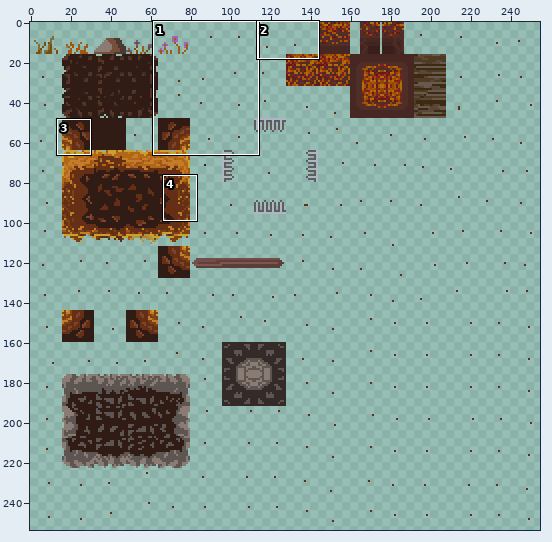
Two versions of one sprite sheet, Amano/Assets/Environment/Tileset/Amano_Tileset-sheet.png. Above: a wide view before the commit, with the close-up outlined.
Close-up. Old version:
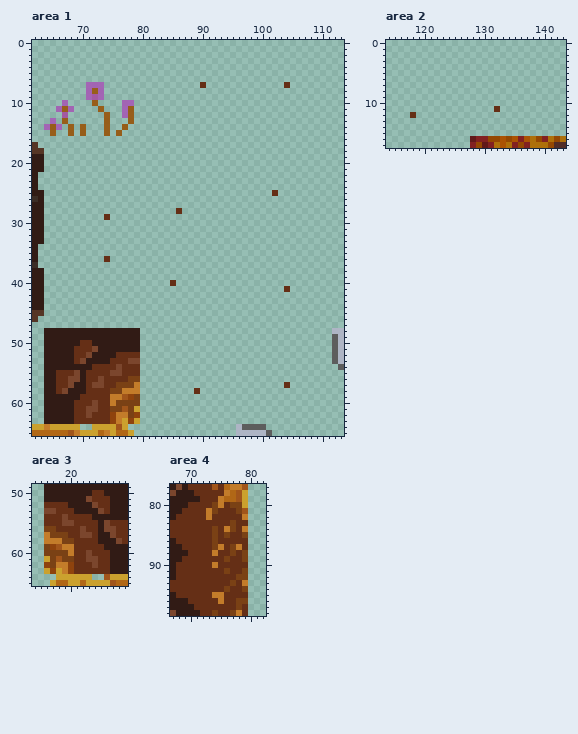
The file is 256x256 pixels. Colours within 5 levels of each other are drawn and written as one. Shown: area 1: x 62..113, y 0..65; area 2: x 114..143, y 0..17; area 3: x 14..29, y 49..65; area 4: x 67..82, y 77..98. The wide view leaves out empty margins. The commit also changed other parts of the picture, which this record leaves out.
After the commit:
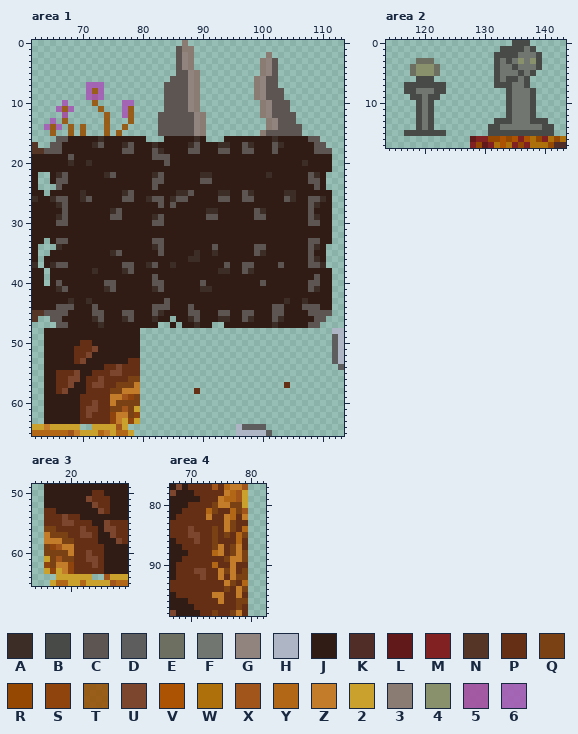
Palette (. is transparent): A #3c2d26  B #484a47  C #5d5551  D #5d5d5d  E #6d7060  F #717671  G #91847e  H #aeb5c5  J #311b15  K #512d27  L #611919  M #822121  N #553525  P #652f16  Q #7a4115  R #954802  S #8f430d  T #985105e0  U #7b462d  V #ab5303  W #ae700a  X #a1551b  Y #b16716  Z #c37c2a  2 #cba12e  3 #8b7c73  4 #88916b  5 #a358a2fb  6 #a559b5e0
From old to new:
--- area 1
@@ x 62..113 @@
- 0 ....................................................
- 1 ....................................................
- 2 ....................................................
- 3 ....................................................
- 4 ....................................................
- 5 ....................................................
- 6 ....................................................
- 7 .........666................P.............P.........
- 8 .........6T6........................................
- 9 .........656........................................
-10 .....6....T....66...................................
-11 ....6T6....T...6T...................................
-12 .....5......T..6T...................................
-13 ...6.T......T...T...................................
-14 ..6T6.T.T...T..T....................................
-15 ...T..T.T...T.T.....................................
-16 ....................................................
-17 N...................................................
-18 NN..................................................
-19 JJ..................................................
-20 JJ..................................................
-21 JJ..................................................
-22 J...................................................
-23 J...................................................
-24 J...................................................
-25 JJ......................................P...........
-26 AJ..................................................
-27 JJ..................................................
-28 JJ......................P...........................
-29 JJ..........P.......................................
-30 JJ..................................................
-31 JJ..................................................
-32 JJ..................................................
-33 JJ..................................................
-34 J...................................................
-35 J...................................................
-36 J...........P.......................................
-37 A...................................................
-38 JJ..................................................
-39 JJ..................................................
-40 JJ.....................P............................
-41 JJ........................................P.........
-42 JJ..................................................
-43 JJ..................................................
-44 JJ..................................................
-45 NN..................................................
-46 N...................................................
-47 ....................................................
+ 0 .........................3..........................
+ 1 ........................C33.........................
+ 2 ........................CG3............3............
+ 3 ........................CG3...........3GC...........
+ 4 ........................CG3...........3GC...........
+ 5 ........................CCG3..........3GC...........
+ 6 .......................CCCG3.........3GCC...........
+ 7 .........666..........CCCCG3.........3GCC...........
+ 8 .........6T6..........CCCCG3.........3GCCC..........
+ 9 .........656..........CCCCG3.........3GCCC..........
+10 .....6....T....66.....CCCCG3..........3GCCC.........
+11 ....6T6....T...6T.....CCCCG3..........3GCCC.........
+12 .....5......T..6T....CCCCCCG3.........3GCCCC........
+13 ...6.T......T...T....CCCCCCG3..........3GCCC........
+14 ..6T6.T.T...T..T.....CCCCCCG3..........3GCCCC.......
+15 ...T..T.T...T.T......CCCCCCG3.........3CCCCCC.......
+16 ....CCJJJJJAJJJJJJJ...JJJJJAJ...JJJJJJJJAJJJJJCC....
+17 N..CCJJJJJACJJJACJJJAJJJJJACJJJAAJJCAJJJCAJJJJJCC...
+18 NNCCCJJJJJJJJJJCCJJJCAJJJJCCJJJCCJJCCJJJCJJJJJJCCC..
+19 JJJJJJCJJJJJJJJJJJJJCCCJJJJJJJJJJJJJJJJJJJJJJJJJJJ..
+20 JJJJJJAJJAJJJJJJJJJJJJCJJJJJJJJJJJJJJJJJJJJJJAJJJJ..
+21 JJJJJJJJJJJJJJJJJJJJJJJJJJJJJJJJJJJJJJJJJJJJJJJJJJ..
+22 J..JACJJJJJJACJJJJJJACJJJJJJAAJJJJJJJJJAJJJJJJCAJ...
+23 J..JCCJJJJJJJJJJJJJJCCJJJJJJCCJJJJJJJJJJJJJJJJCCJ...
+24 J...CJJJJJJJJJJJJJJJCJJJJJJJJJJJJJJJJJJJJJJJJJJCJ...
+25 JJ.JJJJJAJJJJJJACJJJJJJJAACJJJJAAJJCAJJJJJAAJJJJJJ..
+26 AJJACCJJACJJJJJCCJJACCJACCJJJJJCCJJCCJJJJJCAJJCCAJ..
+27 JJJJACJJJJJJJJJJJJJJJCJCJJJJJJJJJJJJJJJJJJJJJJCAJJ..
+28 JJJJJCJJJJJJJACJJJJJJJJJJJJJJAAJJJJJJCAJJJJJJJCJJJ..
+29 JJJJACJJJJJJJCCJJJJJACJJJJJJJCCJJJJJJCCJJJJJJJCAJJ..
+30 JJJJCCJJJJJJJJJJJJJJCCJJJJJJJJJJJJJJJJJJJJJJJJCCJJ..
+31 JJJJJJJJJJJJJJJJJJJJJJJJJJJJJJJJJJJJJJJJJJJJJJJJJJ..
+32 JJJJJJJJJJJJJJJJJJJJJJJJJJJJJJJJJJJJJJJJJJJJJJJJJJ..
+33 JJ.JCCJJJJJJJJJJJJJJCCJJJJJJJJJJJJJJJJJJJJJJJJCCJJ..
+34 J...AJJJJJJJJJJJJJJJACJJJJJJJJCJJJJJJCCJJJJJJJCAJ...
+35 J..JJJJJJJJJJACJJJJJJCJJJJJAJJAJJJJJJCAJJJJJJJCJJ...
+36 J.JJJJJJJJJJJJJJJJJJJJJJJJAAJJJJJJJJJJJJJJJJJJCAJ...
+37 A.JACCJJJJJJJJJCCJJACJJAJJJJJJJJCJJCCJJJJCJJJJCCA...
+38 JJ.JJJJJJJAJJJJACJJJJJJJJJJJJJJAAJJCAJJJJJJJJJJJJJ..
+39 JJ.JJJJJJJJJJJJJJJJJCJJJJJJJJJJJJJJJJJJJJJJJJJJCJJ..
+40 JJ.JCJJJJJJJCCJJJJJJCCJJJJJJCJJJJJJJJJCJJJJJJJCCJJ..
+41 JJJJACJJJJJJACJJJJJJACJJJJJJAAJJJJJJJJJJJJJJJJCAJJ..
+42 JJJJJJJJJJJJJJJJJJJJJJJJJJJJJJJJJJJJJJJJJJJJJJJJJJ..
+43 JJJJJJAJJAJJJJJJJJJJJJCJJJJJJJJJJJJJJJJJJJAJJAJJJJ..
+44 JJJJCCCJJJCJJJJJJJJJCCCJJJCJJJJJJJJJJJJJCCJJJCCCJJ..
+45 NNCCCCJJJJCCJJJCCJJJCAJJJJCCJJJCCJJCCJJJCCJJJJCCCC..
+46 N..CCJJJJJACJJJACJJJAJJ.JJACJJJAAJJCAJJJCAJJJJJCC...
+47 ....CCJJJJJAJJJJJJJJJ..J.JJAJJ..JJJJJJJJAJJJJJCC....
 48 ..JJJJJJJJJJJJJJJJ................................HH
@@ x 69..81 @@
 51 PPPUJJJJJJJ..
-52 PPUJJJJPPPP..
-53 PUJJJJPPPUU..
-54 JJJPPPPUPPP..
-55 UJPPPPUUPPP..
+52 PPUJJJJJJJJ..
+53 PUJJJJJJJPP..
+54 JJJJJPPUPPP..
+55 UJJPPPUUPPP..
 56 UJPPUPPPPQQ..
@@ x 67..71 @@
 59 JJJPP
-60 JJPPP
-61 JJPPU
-62 JJPPU
-63 JJPPP
+60 JJJPP
+61 JJJPU
+62 JJJPU
+63 JJJPP
 64 222..
--- area 2
@@ x 114..143 @@
- 0 ..............................
- 1 ..............................
- 2 ..............................
- 3 ..............................
- 4 ..............................
- 5 ..............................
- 6 ..............................
- 7 ..............................
- 8 ..............................
- 9 ..............................
-10 ..............................
-11 ..................P...........
-12 ....P.........................
-13 ..............................
-14 ..............................
-15 ..............................
+ 0 .....................BBB......
+ 1 ...................BBBBFB.....
+ 2 ..................BBBBFFFB....
+ 3 .....EEE..........BFBF4F4B....
+ 4 ....E444E.........BFFBFFFB....
+ 5 ....E444E.........BFFFBFB.....
+ 6 .....BBB..........BFBBFB......
+ 7 ...BBBBBBB........BBBFFB......
+ 8 ...BBFFFBB..........BFFFB.....
+ 9 ....BBFBB...........BFFFB.....
+10 .....BFB............BFFFB.....
+11 .....BFB............BFFFB.....
+12 .....BFB............BFFFB.....
+13 .....BFB..........BBBFFFBBB...
+14 .....BFB.........BBFFFFFFFBB..
+15 ...BBBBBBB.......BBBBBBBBBBB..
 16 ..............LMMRRVRVMVWRMWRW
--- area 3
@@ x 14..29 @@
 51 ..JJJJJJJUPPPJJJ
-52 ..PPPPJJJJUPPJJJ
-53 ..UUPPPJJJJUPJJJ
-54 ..PPPUPPPPJJJJJJ
-55 ..PPPUUPPPPJUPPP
+52 ..JJJJJJJJUPPJJJ
+53 ..PPJJJJJJJUPJJJ
+54 ..PPPUPPJJJJJJJJ
+55 ..PPPUUPPPJJUPPP
 56 ..QQPPPPUPPJUUPP
@@ x 24..28 @@
 59 PPJJJ
-60 PPPJJ
-61 UPPJJ
-62 UPPJJ
-63 PPPJJ
+60 PPJJJ
+61 UPJJJ
+62 UPJJJ
+63 PPJJJ
 64 ..X22
--- area 4
@@ x 67..82 @@
 79 JJJJJPPPZYYX2...
-80 JJJPPPPQZPQQ2...
-81 JJPPPPZQPPPQX...
-82 JPPPPPZPPPPPZ...
-83 PPPPPPPPPPQPP...
-84 PPPPPPPQPZQPZ...
-85 PPPPPPPQPQPPQ...
-86 JPPPPPPQPPPPP...
+80 JJJPPPPQZZQQ2...
+81 JJPPPPYQPPYQX...
+82 JPPPPPZPPZYPZ...
+83 PPPPPPPPPZQPP...
+84 PPPUPPPQPZQPY...
+85 PPPUUPPQPQPYQ...
+86 JPPPUPPQPPPYP...
 87 JJPPPPPQZPQZP...
-88 JJJPPPPZPPQPQ...
-89 JJPPPPPPPQPPQ...
-90 JPPPPPPZPPPPP...
-91 JPPPPPPPPQPPQ...
-92 JPPPPPPPPPPQQ...
-93 PPPPPPPPPPQPZ...
-94 PPPPPPPPPQPPQ...
-95 JPPPPPPZZPPPP...
+88 JJJPPPPYZPQZQ...
+89 JJPPPPPPPQZZQ...
+90 JPPPPPPYPPZPP...
+91 JPPPUUPPZQZPQ...
+92 JPPPPUPPZPZQQ...
+93 PPPPPPPPPZQPY...
+94 PPPPPPPPPQPZQ...
+95 JPPPPPPZZPPZP...
 96 JJJPPPPPZPPQQ...
Changed places in both close-ups, as pixel boxes (x1, y1, x2, y2):
changed: (44, 40, 332, 328)
changed: (86, 352, 140, 376)
changed: (74, 400, 80, 424)
changed: (488, 40, 554, 136)
changed: (404, 58, 446, 136)
changed: (44, 502, 110, 574)
changed: (188, 502, 248, 598)
